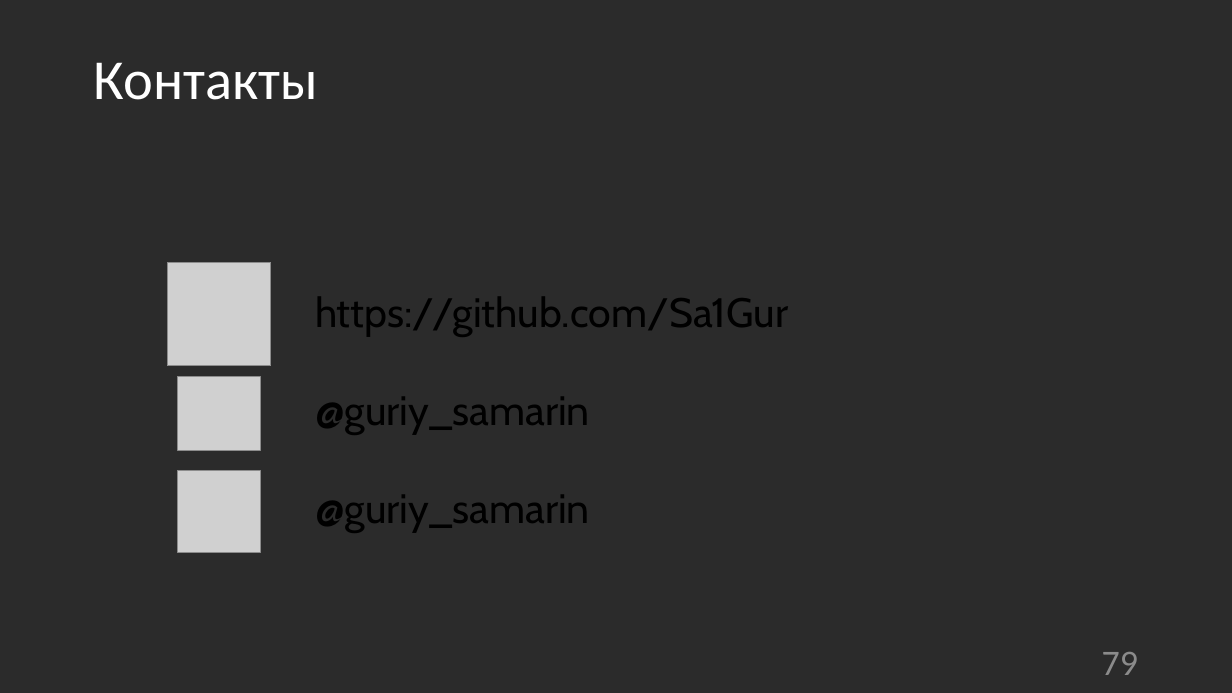
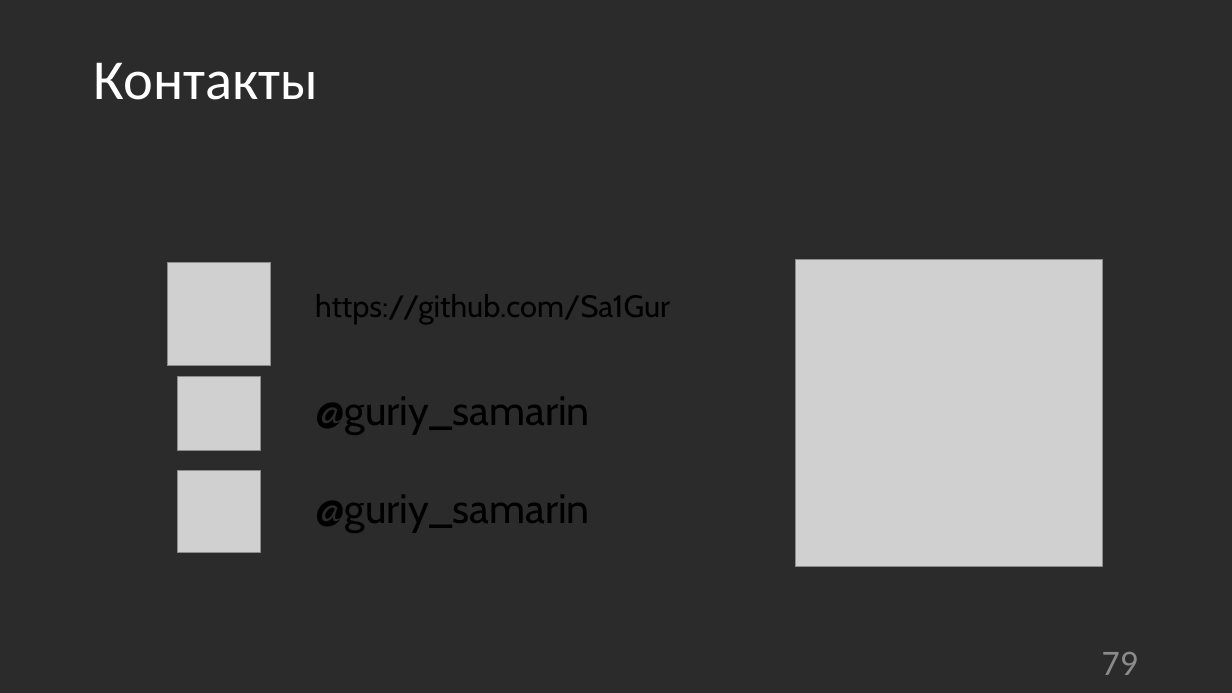
Before and after one commit to Sa1Gur/DbTest.Containers, a slide deck: slide 79 of DbaseTesting.pptx. Drawn at 1232x693 pixels with LibreOffice and Linux fonts; fonts in the diff are those of the drawing; grey boxes stand for pictures; background and template pictures are left out; a plain dark background stands for a picture behind light text. Boxes give left, top, right and bottom in pixels: in the first picture for what was removed or moved away, otherwise in the second. Text is boxed around its words. In the diff, an @@ line names an element or a change of style, - is before the commit and + after.

```diff
--- a/DbaseTesting.pptx
+++ b/DbaseTesting.pptx
@@ picture added at box(796, 260, 1103, 567) @@
@@ table at box(125, 283, 1054, 578) @@
@@ size 32 to 24 pt in "https://github.com/Sa1Gur" @@
```
Also in this commit, not shown: 9 other slides changed, 1 other file.
